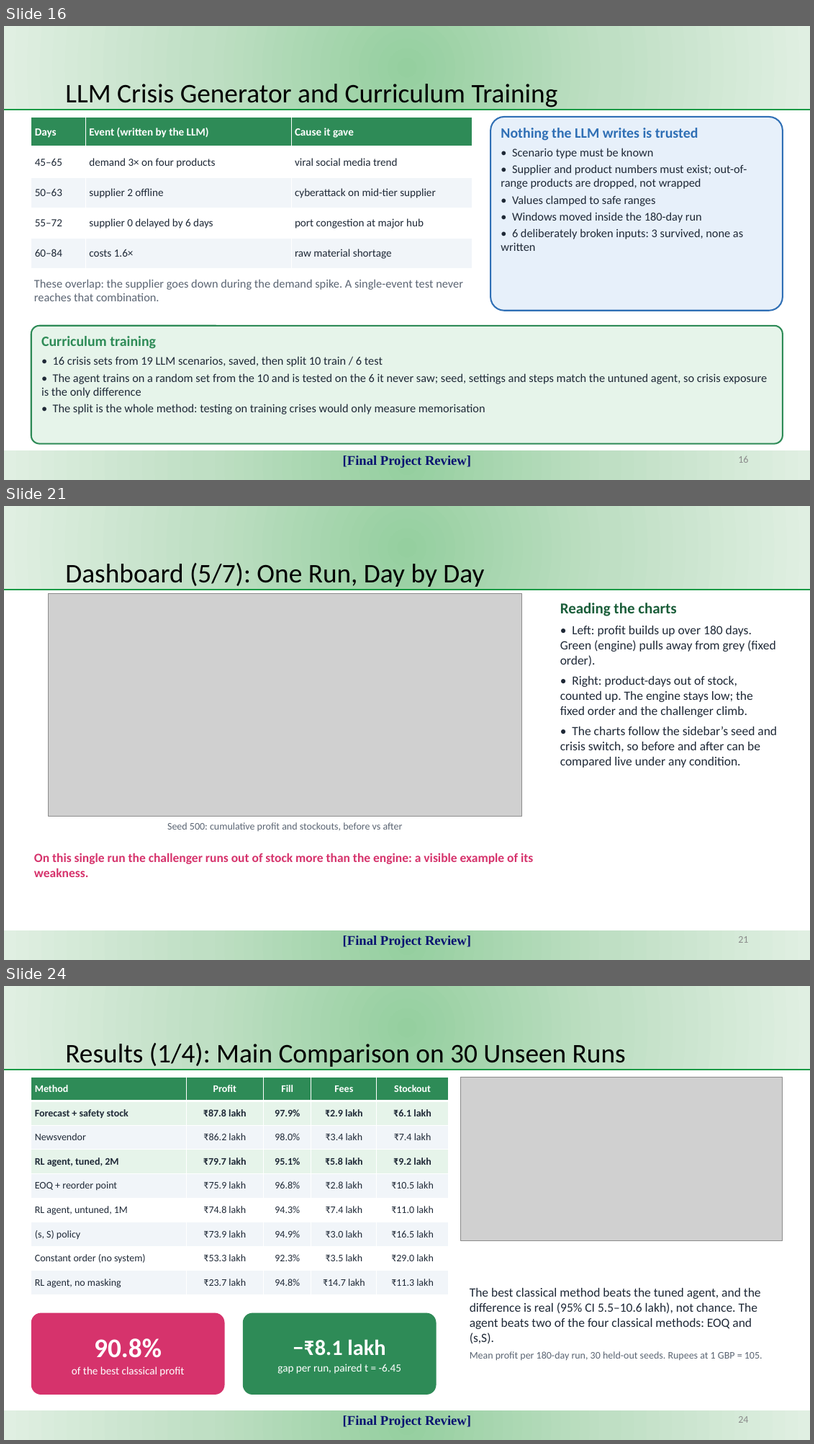
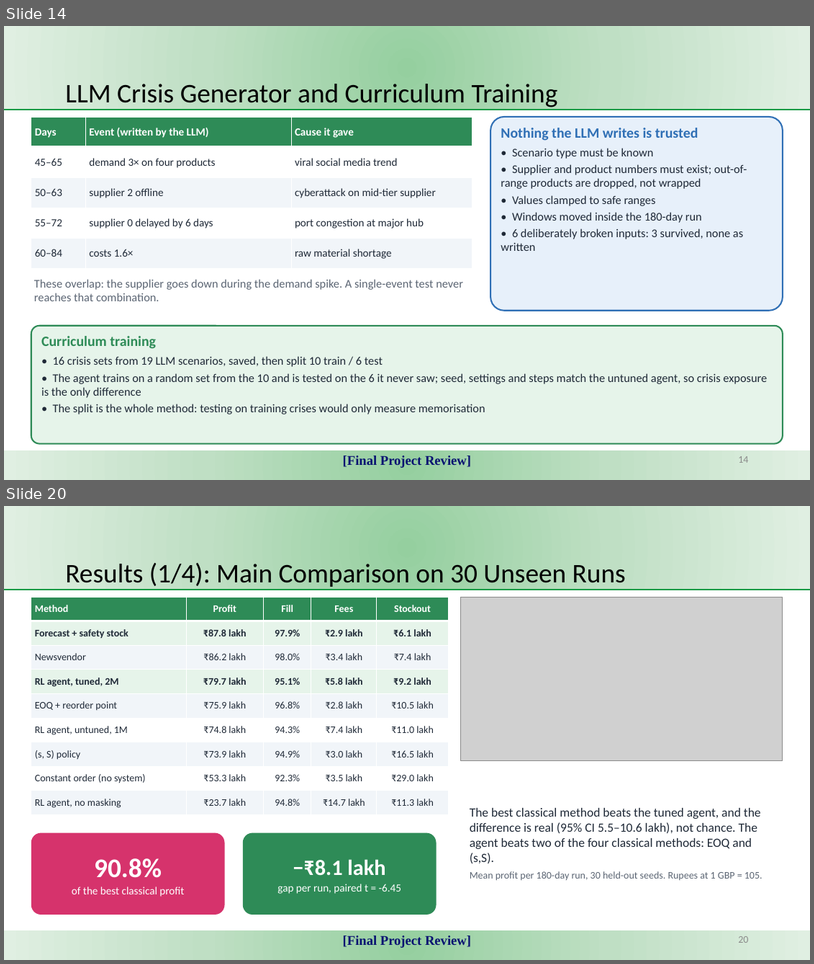
Before and after one commit to KJSK-Koushik/Supply-AI-RL-Explainable-supply-chain-Optimisation, a slide deck: reports/SupplyAI-RL_Final_Project_Review.pptx. Shown one above the other, each under a label of ours: slides 16, 21 and 24 before the commit, slides 14 and 20 after it; the slides between them are not shown. The pictures are 814x1444 and 814x964 pixels, drawn with LibreOffice and Linux fonts; fonts in the diff are those of the drawing; grey boxes stand for pictures. Boxes give left, top, right and bottom in pixels: in the first picture for what was removed or moved away, otherwise in the second. Text is boxed around its words. In the diff, an @@ line names an element or a change of style, - is before the commit and + after.

```diff
--- a/reports/SupplyAI-RL_Final_Project_Review.pptx
+++ b/reports/SupplyAI-RL_Final_Project_Review.pptx
@@ slide 21 removed at bbox=[4, 506, 810, 960], background #FFFFFF @@
@@ rectangle removed at bbox=[4, 506, 810, 590] @@
@@ title removed at bbox=[65, 563, 484, 590] @@
-Dashboard (5/7): One Run, Day by Day
@@ line removed from (4, 590) to (810, 590) @@
@@ picture removed at bbox=[49, 594, 522, 816] @@
@@ text removed at bbox=[561, 602, 777, 767] @@
-Reading the charts
-• Left: profit builds up over 180 days. Green (engine) pulls away from grey (fixed order).
-• Right: product-days out of stock, counted up. The engine stays low; the fixed order and the challenger climb.
-• The charts follow the sidebar’s seed and crisis switch, so before and after can be compared live under any condition.
@@ text removed at bbox=[167, 822, 403, 831] @@
-Seed 500: cumulative profit and stockouts, before vs after
@@ text removed at bbox=[34, 852, 533, 877] @@
-On this single run the challenger runs out of stock more than the engine: a visible example of its weakness.
@@ rectangle removed at bbox=[4, 931, 810, 960] @@
-[Final Project Review]
@@ page number removed at bbox=[738, 936, 748, 942] @@
-21
@@ what was slide 16 is now slide 14 @@
@@ what was slide 24 is now slide 20 @@
@@ page number at bbox=[738, 936, 748, 942]: text changed @@
-24
+20
```
Also in this commit, not shown: 7 slides changed, 3 other slides removed, 3 other files.
